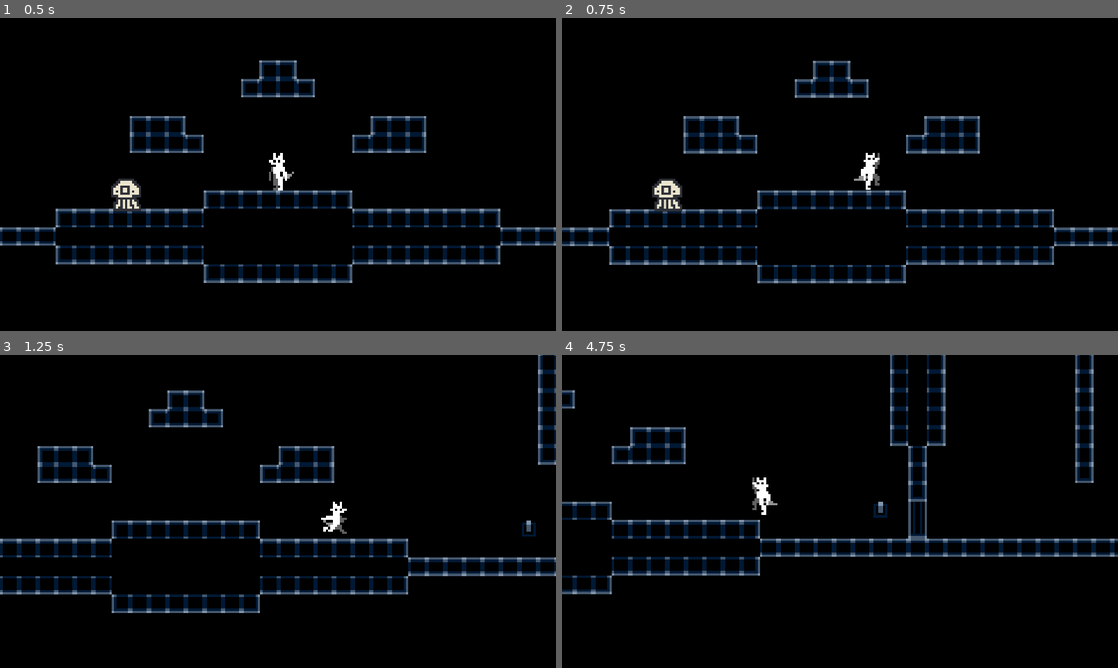
Above: before the commit, frames 1-4 (two rows, left to right).
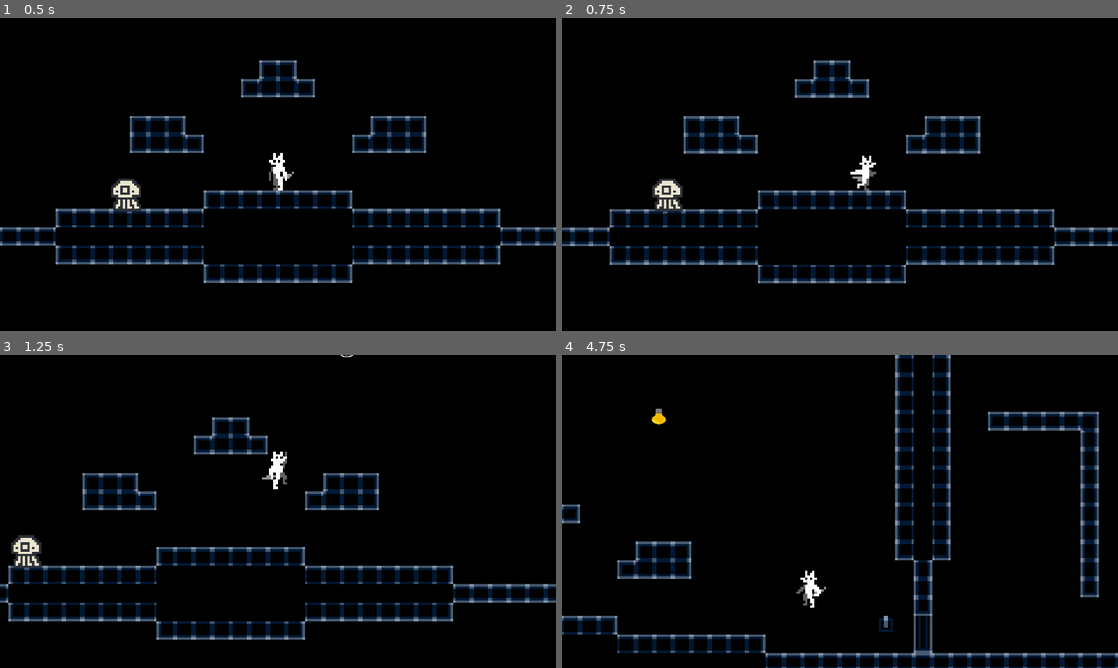
Above: after the commit, the same moments.

Repository: AdrienS16/Game-Jam-Game
Game: Godot game, scene res://scenes/main.tscn
Same seed, same stepped clock (60 frames per second), same inputs: the game is played once before the commit and once after it. Before the commit the project starts from res://main.tscn.
Inputs (mouse positions are in pixels of both pictures, inside the frame that each line leads up to):
- Up to frame 1 (0.5 s): no input
- Up to frame 2 (0.75 s): move the mouse to (962, 158) at 0.52 s; hold D (move_right) from 0.53 s (still down); tap E (interact) at 0.6 s; click (962, 158) at 0.67 s
- Up to frame 3 (1.25 s): keep holding D (move_right); tap W (jump) at 0.77, 0.8, 1.07 s
- Up to frame 4 (4.75 s): move the mouse to (728, 527) at 1.27 s; tap W (jump) at 1.35, 1.52, 1.82, 2.3, 3.02, 3.32, 3.6, 3.77, 4.07, 4.52 s; click (728, 527) at 1.42 s; tap E (interact) at 1.55, 2.1, 2.85, 4.35 s; move the mouse to (895, 442) at 2.02 s; release D (move_right) at 2.03 s; hold A (move_left) 2.03-2.78 s; click (895, 442) at 2.17 s; move the mouse to (812, 574) at 2.77 s; hold D (move_right) 2.78-4.28 s; click (812, 574) at 2.92 s; move the mouse to (1006, 558) at 3.52 s; click (1006, 558) at 3.67 s; move the mouse to (673, 464) at 4.27 s; hold A (move_left) from 4.28 s (still down); click (673, 464) at 4.42 s

Frame 1 is identical in both runs. In frame 2, 0.8% of the frame differs, in the area x 2-99%, y 13-85%; in frame 3, 17%, in the area x 0-100%, y 0-92%; in frame 4, 16%.

Commit message:
Polished grapple mechanics; added lights to grab onto

Diff:
--- a/enemies.tscn
+++ b/scenes/enemies.tscn
@@ -1,6 +1,6 @@
 [gd_scene format=3 uid="uid://b4hq1g7taj6w8"]
 
-[ext_resource type="Script" uid="uid://p6xqw8gkwivw" path="res://enemies.gd" id="1_g5tt5"]
+[ext_resource type="Script" uid="uid://p6xqw8gkwivw" path="res://scripts/enemies.gd" id="1_g5tt5"]
 [ext_resource type="Texture2D" uid="uid://bnq8qeyrsmtej" path="res://assets/art_atlas.png" id="1_gu34h"]
 
 [sub_resource type="RectangleShape2D" id="RectangleShape2D_nps2w"]
--- /dev/null
+++ b/scenes/light.tscn
@@ -0,0 +1,13 @@
+[gd_scene format=3 uid="uid://c6y3rux7itxup"]
+
+[ext_resource type="Script" uid="uid://dr5c872cb3ak6" path="res://scripts/light.gd" id="1_2e2gu"]
+[ext_resource type="Texture2D" uid="uid://66g7w1anv6op" path="res://assets/light.png" id="1_24oxn"]
+
+[node name="Light" type="Node2D" unique_id=754028399]
+script = ExtResource("1_2e2gu")
+
+[node name="Sprite" type="Sprite2D" parent="." unique_id=399077931]
+z_index = -1
+scale = Vector2(0.1, 0.1)
+texture = ExtResource("1_24oxn")
+hframes = 2
--- a/main.tscn
+++ b/scenes/main.tscn
@@ -6,9 +6,10 @@
 [ext_resource type="PackedScene" uid="uid://3r0jymdyx8yn" path="res://scenes/lever.tscn" id="4_1bvp3"]
 [ext_resource type="PackedScene" uid="uid://dxrgjfe840k4r" path="res://scenes/sliding_door.tscn" id="5_lquwl"]
 [ext_resource type="PackedScene" uid="uid://lawscq4ipyf2" path="res://scenes/door.tscn" id="6_7mycd"]
-[ext_resource type="PackedScene" uid="uid://b4hq1g7taj6w8" path="res://enemies.tscn" id="7_272bh"]
+[ext_resource type="PackedScene" uid="uid://b4hq1g7taj6w8" path="res://scenes/enemies.tscn" id="7_272bh"]
+[ext_resource type="PackedScene" uid="uid://c6y3rux7itxup" path="res://scenes/light.tscn" id="8_5vw27"]
 
-[node name="Node2D" type="Node2D" unique_id=697596494]
+[node name="Scene" type="Node2D" unique_id=697596494]
 
 [node name="TileMapLayer" type="TileMapLayer" parent="." unique_id=1013646013]
 tile_map_data = PackedByteArray("AAD8/wAAAAACAAEAAAD8/wEAAAADAAMAAAD8/wIAAAADAAMAAAD9/wIAAAADAAMAAAD+/wIAAAADAAMAAAD//w …(3872 unchanged characters)…
@@ -25,7 +26,6 @@
 position = Vector2(0, -6)
 collision_layer = 2
 wall_slide_speed = 30.0
-grapple_accel = 10.0
 
 [node name="Lever" parent="." unique_id=276326407 instance=ExtResource("4_1bvp3")]
 position = Vector2(148, 4)
@@ -40,5 +40,11 @@
 [node name="Enemy" parent="." unique_id=2136230478 instance=ExtResource("7_272bh")]
 position = Vector2(-65, 1)
 
+[node name="Light" parent="." unique_id=754028399 instance=ExtResource("8_5vw27")]
+position = Vector2(50, -86)
+
+[node name="Light2" parent="." unique_id=330471521 instance=ExtResource("8_5vw27")]
+position = Vector2(-62, -87)
+
 [connection signal="unused" from="Lever" to="SlidingDoor" method="close_door"]
 [connection signal="used" from="Lever" to="SlidingDoor" method="open_door"]
--- a/scenes/player.tscn
+++ b/scenes/player.tscn
@@ -29,3 +29,8 @@
 texture = ExtResource("2_qhqgy")
 hframes = 8
 vframes = 4
+
+[node name="Grapple" type="Line2D" parent="." unique_id=709756814]
+z_index = -2
+width = 1.0
+default_color = Color(1, 0.8725, 0.14999998, 1)
--- /dev/null
+++ b/scripts/light.gd
@@ -0,0 +1,16 @@
+extends Node
+
+var litUp = false # because light is called after player
+
+func _ready() -> void:
+	add_to_group("light")
+
+func _process(delta: float) -> void:
+	if litUp:
+		$Sprite.frame_coords.x = 1
+	else:
+		$Sprite.frame_coords.x = 0
+	litUp = false
+
+func LightUp():
+	litUp = true
--- a/scripts/player.gd
+++ b/scripts/player.gd
@@ -5,7 +5,9 @@
 @export var jump_speed := 160.0
 @export var wall_jump_speed := 80.0
 @export var wall_slide_speed := 50.0;
-@export var grapple_accel := 20.0
+@export var grapple_final_velocity := 175.0
+@export var grapple_initial_velocity := 50.0
+@export var grapple_max_reach := 75
 
 var facing_right = false
 var interacting = false
@@ -24,13 +26,24 @@
 var lastStage
 var wallNormal
 
+var input
+var lastInput
+var inputDirty
+
+var canGrapple = false
 var grappleTarget
 var grappleStart
 
+var potentialGrappleLight: Node2D = null
+
 func _process(delta: float) -> void:
+	potentialGrappleLight = find_closest_light(get_global_mouse_position())
+	if (potentialGrappleLight != null):
+		potentialGrappleLight.LightUp()
+
 	if (!interacting):
-		CalculateMovement(delta)
-		move_and_slide()
+		if (calculate_movement(delta)):
+			move_and_slide()
 
 	## To make something interactable, make sure it's a collision object (can be body or area),
 	## make sure it's on collision layer 2, and make sure it has a function called 'interact()'
@@ -40,8 +53,11 @@
 
 	update_sprite()
 
-func CalculateMovement(delta: float):
-	var input = Input.get_axis("move_left", "move_right")
+func calculate_movement(delta: float):
+	lastInput = input
+	input = Input.get_axis("move_left", "move_right")
+	inputDirty = (input != lastInput)
+
 	lastStage = currentStage
 
 	##### Compute the current stage #####
@@ -51,7 +67,7 @@
 			currentStage = Stage.JUMP
 		elif (!is_on_floor()):
 			currentStage = Stage.FALL
-		elif (Input.is_mouse_button_pressed(MOUSE_BUTTON_LEFT)):
+		elif (Input.is_mouse_button_pressed(MOUSE_BUTTON_LEFT) && potentialGrappleLight != null && canGrapple):
 			currentStage = Stage.GRAPPLE
 
 	elif (lastStage == Stage.JUMP):
@@ -60,7 +76,7 @@
 			currentStage = Stage.FALL
 		elif (velocity.y >= 0):
 			currentStage = Stage.FALL
-		elif (Input.is_mouse_button_pressed(MOUSE_BUTTON_LEFT)):
+		elif (Input.is_mouse_button_pressed(MOUSE_BUTTON_LEFT) && potentialGrappleLight != null && canGrapple):
 			currentStage = Stage.GRAPPLE
 
 	elif (lastStage == Stage.FALL):
@@ -68,7 +84,7 @@
 			currentStage = Stage.GROUND
 		elif (is_on_wall()):
 			currentStage = Stage.WALL
-		elif (Input.is_mouse_button_pressed(MOUSE_BUTTON_LEFT)):
+		elif (Input.is_mouse_button_pressed(MOUSE_BUTTON_LEFT) && potentialGrappleLight != null && canGrapple):
 			currentStage = Stage.GRAPPLE
 
 	elif (lastStage == Stage.WALL):
@@ -80,7 +96,7 @@
 			for i in range(get_slide_collision_count()):
 				wallNormal = sign(get_slide_collision(i).get_normal().x)
 			currentStage = Stage.WALLJUMP
-		elif (Input.is_mouse_button_pressed(MOUSE_BUTTON_LEFT)):
+		elif (Input.is_mouse_button_pressed(MOUSE_BUTTON_LEFT) && potentialGrappleLight != null && canGrapple):
 			currentStage = Stage.GRAPPLE
 
 	elif (lastStage == Stage.WALLJUMP):
@@ -88,46 +104,63 @@
 			currentStage = Stage.FALL
 		elif (is_on_wall()):
 			currentStage = Stage.WALL
-		elif (Input.is_mouse_button_pressed(MOUSE_BUTTON_LEFT)):
+		elif (Input.is_mouse_button_pressed(MOUSE_BUTTON_LEFT) && potentialGrappleLight != null && canGrapple):
 			currentStage = Stage.GRAPPLE
 
 	elif (lastStage == Stage.GRAPPLE):
 		if (position == grappleTarget):
+			disable_grapple_visual()
 			currentStage = Stage.FALL
 		elif (is_on_wall() || is_on_ceiling() || is_on_floor()):
-			currentStage = Stage.FALL
+			disable_grapple_visual()
+			currentStage = Stage.FALL
+
+
+	##### Enable/Disable grappling #####
+
+	if (currentStage == Stage.GROUND || currentStage == Stage.WALL):
+		canGrapple = true;
+	elif (currentStage == Stage.GRAPPLE):
+		canGrapple = false;
 
 	##### Compute movement based on current stage #####
 
 	if (currentStage == Stage.GROUND):
-		handle_stage_ground(delta, input)
+		return handle_stage_ground(delta, input)
 	elif (currentStage == Stage.JUMP):
-		handle_stage_jump(delta, input)
+		return handle_stage_jump(delta, input)
 	elif (currentStage == Stage.FALL):
-		handle_stage_fall(delta, input)
+		return handle_stage_fall(delta, input)
 	elif (currentStage == Stage.WALL):
-		handle_stage_wall(delta, input)
+		return handle_stage_wall(delta, input)
 	elif (currentStage == Stage.WALLJUMP):
-		handle_stage_walljump(delta, input)
+		return handle_stage_walljump(delta, input)
 	elif (currentStage == Stage.GRAPPLE):
-		handle_stage_grapple(delta, input)
+		return handle_stage_grapple(delta, input)
+	else:
+		return false;
 
 func handle_stage_ground(delta: float, inputAxis: float):
 	velocity.x = inputAxis * speed
+	return true
 
 func handle_stage_jump(delta: float, inputAxis: float):
 	if (lastStage != Stage.JUMP):
 		velocity.y = -jump_speed
 	velocity.x = inputAxis * speed
 	velocity.y += gravity * delta
+	return true
 
 func handle_stage_fall(delta: float, inputAxis: float):
-	velocity.x = inputAxis * speed
+	if (inputDirty):
+		velocity.x = inputAxis * speed
 	velocity.y += gravity * delta
+	return true
 
 func handle_stage_wall(delta: float, inputAxis: float):
 	velocity.x = inputAxis * speed
 	velocity.y = wall_slide_speed
+	return true
 
 func handle_stage_walljump(delta: float, inputAxis: float):
 	if (lastStage != Stage.WALLJUMP):
@@ -136,23 +169,30 @@
 	velocity.y += gravity * delta
 	if (inputAxis != 0 && sign(inputAxis) != sign(wallNormal)):
 		velocity.x += inputAxis * speed * delta * 4
+	return true
 
 func handle_stage_grapple(delta: float, inputAxis: float):
 	if (lastStage != Stage.GRAPPLE):
-		grappleTarget = get_global_mouse_position()
+		grappleTarget = potentialGrappleLight.position;
 		grappleStart = position
-	var currentDelta = grappleTarget - position
-	var grappleAmountSecs = velocity + (currentDelta.normalized() * grapple_accel)
-	var nextPos = position + (grappleAmountSecs * delta)
+	var currentDirection = (grappleTarget - position).normalized()
+	var percent = ((position - grappleStart).length() / (grappleTarget - grappleStart).length())
+
+	var finalInitialDelta = grapple_final_velocity - grapple_initial_velocity
+	var currentVelocity = currentDirection * ((finalInitialDelta * percent) + grapple_initial_velocity);
+	var nextPos = position + (currentVelocity * delta)
+
+	velocity = currentVelocity
+
 	if (sign(grappleTarget.x - grappleStart.x) != sign(grappleTarget.x - nextPos.x) or sign(grappleTarget.y - grappleStart.y) != sign(grappleTarget.y - nextPos.y)):
-		velocity = Vector2(0, 0)
 		position = grappleTarget
-		return
-	velocity = grappleAmountSecs
+		return false
+
+	apply_grapple_visual(nextPos, grappleTarget)
+
+	return true
 
 func update_sprite():
-	var input = Input.get_axis("move_left", "move_right")
-
 	# Update sprite
 	if input > 0:
 		facing_right = true
@@ -180,3 +220,25 @@
 			target.interact()
 	await get_tree().create_timer(0.25).timeout
 	interacting = false
+
+func find_closest_light(sourcePos: Vector2):
+	var lights = get_tree().get_nodes_in_group("light")
+
+	var closestLight = null
+	var closestLightDistance = 1000000;
+
+	for light: Node2D in lights:
+		var currentDistance = (light.position - sourcePos).length()
+		if (currentDistance < closestLightDistance && (position - light.position).length() <= grapple_max_reach):
+			closestLight = light
+			closestLightDistance = currentDistance
+
+	return closestLight
+
+func apply_grapple_visual(pos1: Vector2, pos2: Vector2):
+	$Grapple.clear_points()
+	$Grapple.add_point(pos1 - position)
+	$Grapple.add_point(pos2 - position)
+
+func disable_grapple_visual():
+	$Grapple.clear_points()
Not shown, added: assets/Grapple_Bot_Sheet.png.import
Binary file removed: assets/Lightbulb (1).gif
Binary file added: assets/light.png
Not shown, added: assets/light.png.import
Renamed: character_body_2d.tscn -> scenes/character_body_2d.tscn
Renamed: enemies.gd -> scripts/enemies.gd
Renamed: enemies.gd.uid -> scripts/enemies.gd.uid
Not shown, added: scripts/light.gd.uid
Not shown, removed: Game-Jam-Game-main.zip
Not shown, added: scenes/player.tscn19092099940.tmp
Not shown, added: scenes/player.tscn26927251967.tmp
